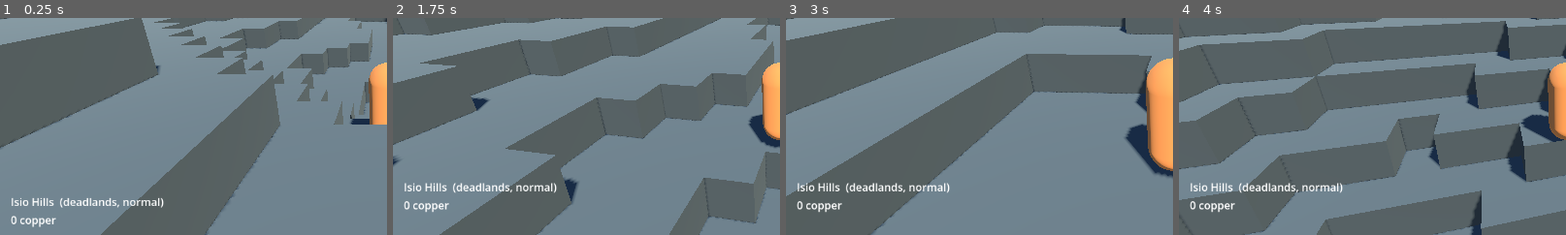
Above: before the commit, frames 1-4 (left to right).
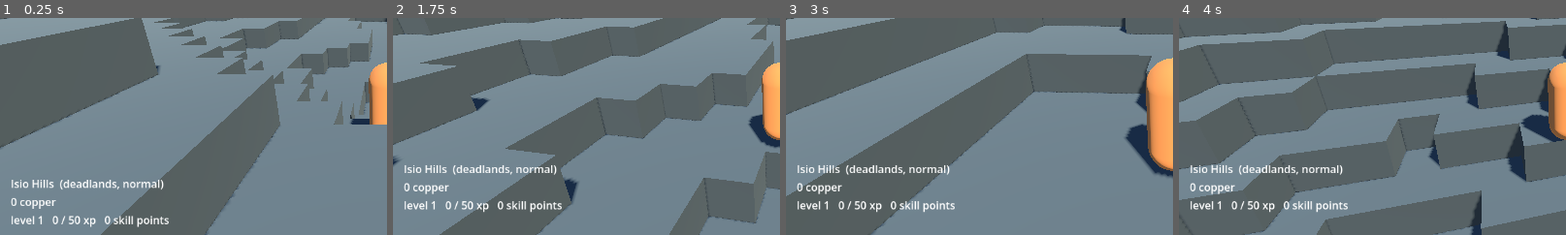
Above: after the commit, the same moments.

Repository: M4jor-Tom/pixlnd.game
Game: Godot game, scene res://game/main.tscn
Two runs of this game, one before a commit and one after it. Both use one fixed random seed, a clock stepped at 60 frames per second and the inputs below.
Inputs (mouse positions are % of the whole screen's width and height, from its top left):
- Up to frame 1 (0.25 s): no input
- Up to frame 2 (1.75 s): move the mouse to (55, 50) at 0.52 s; hold W (move_forward) from 0.53 s (still down); click (55, 50) at 0.6 s; tap Space (jump) at 0.77, 1.07, 1.52 s; tap E (pick-up) at 0.8, 1.35 s; move the mouse to (45, 50) at 1.27 s; tap Shift (sprint) at 1.55 s
- Up to frame 3 (3 s): keep holding W (move_forward); tap Space (jump) at 1.82 s; move the mouse to (52, 48) at 2.02 s; hold Shift (sprint) 2.03-2.78 s; tap Mouse wheel up (zoom_in) at 2.3, 2.85 s; move the mouse to (49, 52) at 2.77 s; click (49, 52) at 2.92 s
- Up to frame 4 (4 s): keep holding W (move_forward); tap Space (jump) at 3.02, 3.32, 3.77, 3.8 s; tap Mouse wheel down (zoom_out) at 3.05 s; move the mouse to (57, 51) at 3.52 s; hold Mouse wheel down (zoom_out) from 3.53 s (still down)
The pictures show only the part of the screen within x 0-50%, y 38-88%; the shares and areas given below are measured in that part.

The runs differ from the first frame. In frame 1, 2.3% of the frame differs, in the area x 2-44%, y 74-97%; in frame 2, 2.3%; in frame 3, 2.4%, in the area x 2-44%, y 67-90%; in frame 4, 2.4%.

Commit message:
Progression slice: D19 XP on kill (last attacker), level-up with overflow carry, max HP + heal, banked skill points, HUD level/xp line, test_progression
Co-Authored-By: Claude Fable 5.1 <noreply@anthropic.com>
Claude-Session: https://claude.ai/code/session_014pwcVhTtPcN45CrHcnf6wD

Diff:
--- a/game/entities/creature.gd
+++ b/game/entities/creature.gd
@@ -46,6 +46,8 @@
 	create_tween().tween_property(mat, "albedo_color", color, flash_s)
 
 func _on_died() -> void:
+	if target != null and is_instance_valid(target) and target.has_method("on_kill"):
+		target.on_kill(level)                               # D19: XP to whoever we were fighting (last attacker)
 	set_physics_process(false)
 	$Collision.disabled = true
 	create_tween().tween_property($Body, "scale", Vector3(1.3, 0.2, 1.3), 0.2).finished.connect(queue_free)
--- a/game/entities/player.gd
+++ b/game/entities/player.gd
@@ -1,16 +1,19 @@
 ## player-character (§3.2) movement + §3.3 basic attack, combo, fall damage, death/respawn + §3.4 inventory,
-## gear (main-hand damage, armor sum), pick-up (E), quick item (Q).
+## gear (main-hand damage, armor sum), pick-up (E), quick item (Q) + §3.5 XP, level-up, banked skill points (D19).
 ## Config dicts (design.movement / camera / combat / crit) are injected by main.gd: this script never
 ## names OntologyDB so headless tests (no autoloads) can drive it.
 ## ponytail: no climb/dodge/glide/special attack/block/stealth/MP yet (todo_implement.md).
 extends "res://game/entities/entity.gd"
 
 const Combat := preload("res://game/combat/combat.gd")
+const Model := preload("res://ontology/model.gd")
 const Items := preload("res://game/items/items.gd")
 const Item := preload("res://game/items/item.gd")
 const Inventory := preload("res://game/items/inventory.gd")
+const Progression := preload("res://game/progression/progression.gd")
 
 signal picked_up(label: String)
+signal leveled_up(level: int)
 
 var cfg: Dictionary = {}                                # design.movement
 var combat: Dictionary = {}                             # design.combat
@@ -20,6 +23,10 @@
 var o                                                   # the Ontology (items need weapon types, materials, names)
 var design: Dictionary = {}                             # generators.json#design
 var crit_chance := 0.0
+var xp := 0
+var skill_points := 0
+var hp_mult := 1.0                                      # class hp-mult, for max HP on level-up
+var prog: Dictionary = {}                               # design.progression
 var combo := 0
 var water_top := -INF                                   # y of the water surface (sea level + 1)
 var ground_ready: Callable = func(_p: Vector3) -> bool: return true   # world: is the zone under us built?
@@ -50,6 +57,7 @@
 ## design.starting-inventory (D18): the class starter weapon equipped + potions + coins; gear → weapon/armor.
 func setup_items(p_o, p_design: Dictionary, class_id: StringName = &"warrior") -> void:
 	o = p_o; design = p_design
+	prog = design["progression"]; hp_mult = o.classes[class_id].hp_mult
 	inventory = Inventory.new(o, design)
 	var start: Dictionary = design["starting-inventory"]
 	var starter: Dictionary = combat["starter-weapon"]
@@ -72,6 +80,24 @@
 	armor = 0.0
 	for slot in inventory.equipment:
 		armor += Items.armor(inventory.equipment[slot], o)
+
+## death of a creature we last hit → design.progression XP (D19), then level-up (c-level-up).
+func on_kill(creature_level: int) -> void:
+	if prog.is_empty():                                    # tests that skip setup_items
+		return
+	gain_xp(Model.xp_for_kill(creature_level, level, prog))
+
+func gain_xp(amount: int) -> void:
+	var s := Progression.settle(level, xp + amount)
+	xp = s["xp"]
+	if s["gained"] == 0:
+		return
+	level = s["level"]
+	skill_points += s["gained"] * Model.SKILL_POINTS_PER_LEVEL
+	max_hp = Combat.player_max_hp(level, hp_mult)
+	if prog["heal-on-level-up"]:
+		hp = max_hp
+	leveled_up.emit(level)
 
 func item_label(it) -> String:
 	return Items.item_name(it, o, design)
--- a/game/main.gd
+++ b/game/main.gd
@@ -27,6 +27,6 @@
 	player.spawn_point = player.position
 	$HUD.bind(player, world)
 	var land = world.gen.land_of_block(mid, mid)
-	print("pixlnd: ruleset %s, %d creatures, %d abilities; seed %d, land '%s' (%s, %s); %s dmg %.0f, hp %.0f" % [
+	print("pixlnd: ruleset %s, %d creatures, %d abilities; seed %d, land '%s' (%s, %s); %s dmg %.0f, hp %.0f, level %d" % [
 		OntologyDB.ruleset.id, o.creatures.size(), o.abilities.size(), world.world_seed, land.name, land.landscape, land.danger_tier,
-		player.weapon["type"], player.weapon["damage"], player.max_hp])
+		player.weapon["type"], player.weapon["damage"], player.max_hp, player.level])
--- a/game/meta/hud.gd
+++ b/game/meta/hud.gd
@@ -1,7 +1,9 @@
 ## hud-element (§3.7), the first three of ui.json: HP bar, stamina bar (hidden until not full, A),
-## combo counter, land caption, coins, item-notifications (pick-up toast). Built in code, bottom-left.
-## ponytail: no portrait/XP/MP/minimap yet.
+## combo counter, land caption, coins, item-notifications (pick-up toast), level + XP line (portrait's text, D19).
+## Built in code, bottom-left. ponytail: no portrait head/MP/minimap yet.
 extends CanvasLayer
+
+const Model := preload("res://ontology/model.gd")
 
 var player: Node
 var world: Node
@@ -10,6 +12,7 @@
 var _combo: Label
 var _land: Label
 var _coins: Label
+var _level: Label
 var _toast: Label
 
 func bind(p_player: Node, p_world: Node) -> void:
@@ -29,6 +32,7 @@
 	margin.add_child(box)
 	_land = Label.new(); box.add_child(_land)
 	_coins = Label.new(); box.add_child(_coins)
+	_level = Label.new(); box.add_child(_level)
 	_toast = Label.new(); _toast.modulate.a = 0.0; box.add_child(_toast)
 	_combo = Label.new(); box.add_child(_combo)
 	_hp = _bar(box, Color(0.8, 0.15, 0.15))
@@ -52,6 +56,8 @@
 	_combo.text = "combo %d" % player.combo if player.combo > 0 else ""
 	if player.get("inventory") != null:
 		_coins.text = "%d copper" % player.inventory.coins
+	if player.get("xp") != null:
+		_level.text = "level %d   %d / %d xp   %d skill points" % [player.level, player.xp, Model.xp_to_next(player.level), player.skill_points]
 	if world != null and world.gen != null:
 		var l = world.gen.land_of_block(int(player.global_position.x), int(player.global_position.z))
 		_land.text = "%s  (%s, %s)" % [l.name, l.landscape, l.danger_tier]
--- /dev/null
+++ b/game/progression/progression.gd
@@ -0,0 +1,13 @@
+## §3.5 progression, pure and static: level-formula (model.gd) + design.progression (D19).
+## ponytail: skill points are only banked; the skill-tree UI, trainer respec and power-gate wait (todo_implement.md).
+extends RefCounted
+
+const Model := preload("res://ontology/model.gd")
+
+## c-level-up: fold `xp` into levels; returns {level, xp, gained}. Overflow carries, several levels per call.
+static func settle(level: int, xp: int) -> Dictionary:
+	var gained := 0
+	while xp >= Model.xp_to_next(level):
+		xp -= Model.xp_to_next(level)
+		level += 1; gained += 1
+	return {"level": level, "xp": xp, "gained": gained}
--- /dev/null
+++ b/game/progression/test_progression.gd
@@ -0,0 +1,72 @@
+## Headless check of §3.5 (D19): `godot --headless -s game/progression/test_progression.gd`.
+## level-formula table, xp-for-kill gap rule, settle (overflow, multi-level), c-xp-config,
+## then a floor with a player and wolves: kills → XP → level 2, max HP up, healed, 2 skill points banked.
+extends SceneTree
+
+const Model := preload("res://ontology/model.gd")
+const Progression := preload("res://game/progression/progression.gd")
+const Combat := preload("res://game/combat/combat.gd")
+const Spawner := preload("res://game/world/spawner.gd")
+const InputMapBuilder := preload("res://game/meta/input_map.gd")
+const PLAYER := preload("res://game/entities/player.tscn")
+
+var _failed := 0
+
+func check(ok: bool, what: String) -> void:
+	if not ok:
+		_failed += 1
+		printerr("  ✗ ", what)
+
+func _frames(n: int) -> void:
+	for i in n:
+		await physics_frame
+
+func _init() -> void:
+	var o := Model.Ontology.load_dir("res://ontology/instances")
+	check(o.validate(), "ontology valid")
+	var design: Dictionary = o.configs["generators"]["design"]
+	var prog: Dictionary = design["progression"]
+	# level-formula (stats.json table)
+	for pair in [[1, 50], [2, 97], [5, 216], [10, 360], [20, 537], [50, 760], [100, 881]]:
+		check(Model.xp_to_next(pair[0]) == pair[1], "xp-to-next L%d = %d: %d" % [pair[0], pair[1], Model.xp_to_next(pair[0])])
+	check(Model.power_for_level(1) == 1 and Model.power_for_level(10) == 32 and Model.power_for_level(1981) == 100, "power table")
+	# xp-for-kill: even level = fraction of xp-to-next; 10 below = 0; far above capped ×2
+	check(Model.xp_for_kill(2, 2, prog) == int(97 * 0.2), "even kill L2 = 19: %d" % Model.xp_for_kill(2, 2, prog))
+	check(Model.xp_for_kill(1, 11, prog) == 0, "grey kill (10 below) = 0")
+	check(Model.xp_for_kill(30, 1, prog) == int(Model.xp_to_next(30) * 0.2 * 2.0), "far above capped at ×2")
+	check(Model.xp_for_kill(3, 1, prog) > Model.xp_for_kill(3, 3, prog), "higher creature than us = more xp")
+	# settle: overflow carries, several levels at once, never below current level
+	var s := Progression.settle(1, 49); check(s["level"] == 1 and s["xp"] == 49 and s["gained"] == 0, "49 xp stays L1")
+	s = Progression.settle(1, 63); check(s["level"] == 2 and s["xp"] == 13 and s["gained"] == 1, "63 xp → L2 with 13 carried: %s" % s)
+	s = Progression.settle(1, 50 + 97 + 5); check(s["level"] == 3 and s["xp"] == 5 and s["gained"] == 2, "two levels in one call: %s" % s)
+	# c-xp-config fires
+	prog["kill-fraction"] = 1.5
+	check(not o.validate(), "c-xp-config rejects kill-fraction > 1")
+	prog["kill-fraction"] = 0.2; o.errors.clear()
+	# scene: player kills three L2 wolves → 3 × 21 = 63 xp → level 2
+	InputMapBuilder.build(o.configs["keybinds"]["hybrid"])
+	var floor := StaticBody3D.new(); var cs := CollisionShape3D.new(); var box := BoxShape3D.new()
+	box.size = Vector3(100, 1, 100); cs.shape = box; floor.add_child(cs); floor.position.y = -0.5
+	root.add_child(floor)
+	var p: CharacterBody3D = PLAYER.instantiate()
+	root.add_child(p)
+	p.setup(design["movement"], design["camera"], &"normal")
+	p.setup_combat(design["combat"], design["crit"], {}, Combat.player_max_hp(1, 1.3))
+	p.setup_items(o, design)
+	p.position = Vector3(0, 1, 0); p.spawn_point = p.position
+	var hp1: float = p.max_hp
+	var levels: Array = []
+	p.leveled_up.connect(func(l: int) -> void: levels.append(l))
+	var holder := Node3D.new(); root.add_child(holder)
+	var wolves := Spawner.populate(holder, [{"species": &"wolf", "level": 2, "hostility": &"H", "max_hp": 200.0, "damage": 12.0,
+		"positions": [Vector3(0, 1, -2), Vector3(2, 1, -2), Vector3(-2, 1, -2)], "seed": 1}], design, o.creatures, p, null)
+	await _frames(5)
+	wolves[0].take_damage(1e9, p)
+	check(p.level == 1 and p.xp == 21 and p.skill_points == 0, "one L2 kill at L1 = 21 xp, still L1: %d xp" % p.xp)
+	p.hp = 10.0
+	wolves[1].take_damage(1e9, p); wolves[2].take_damage(1e9, p)
+	check(p.level == 2 and p.xp == 13 and levels == [2], "three kills → level 2, 13 xp carried (levels %s)" % [levels])
+	check(p.skill_points == 2, "2 skill points banked: %d" % p.skill_points)
+	check(p.max_hp > hp1 and is_equal_approx(p.max_hp, Combat.player_max_hp(2, 1.3)) and is_equal_approx(p.hp, p.max_hp), "level-up: max hp %.0f → %.0f, healed to full (%.0f)" % [hp1, p.max_hp, p.hp])
+	print("progression ok" if _failed == 0 else "progression FAILED (%d)" % _failed)
+	quit(0 if _failed == 0 else 1)
Not shown, changed: .gitignore
Not shown, changed: docs/HANDOFF.md
Not shown, changed: docs/ROADMAP/todo_implement.md
Not shown, changed: game/README.md
